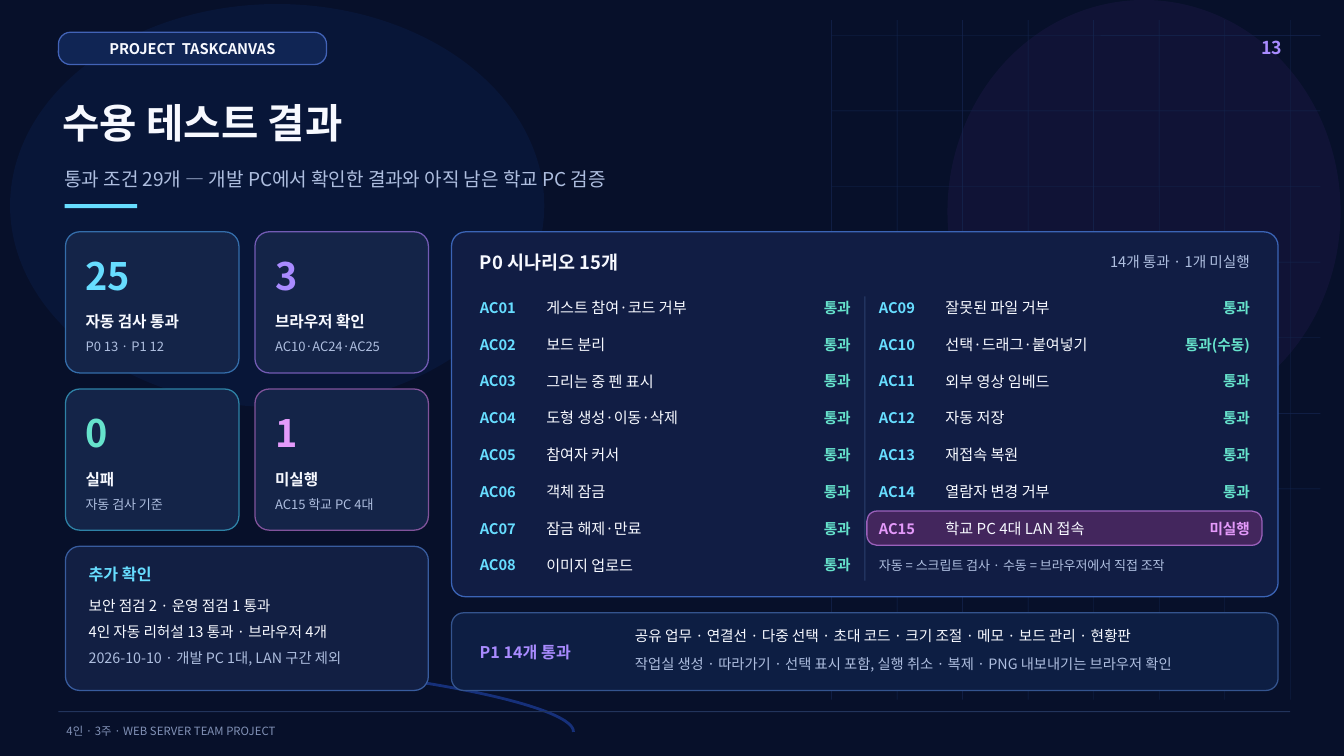
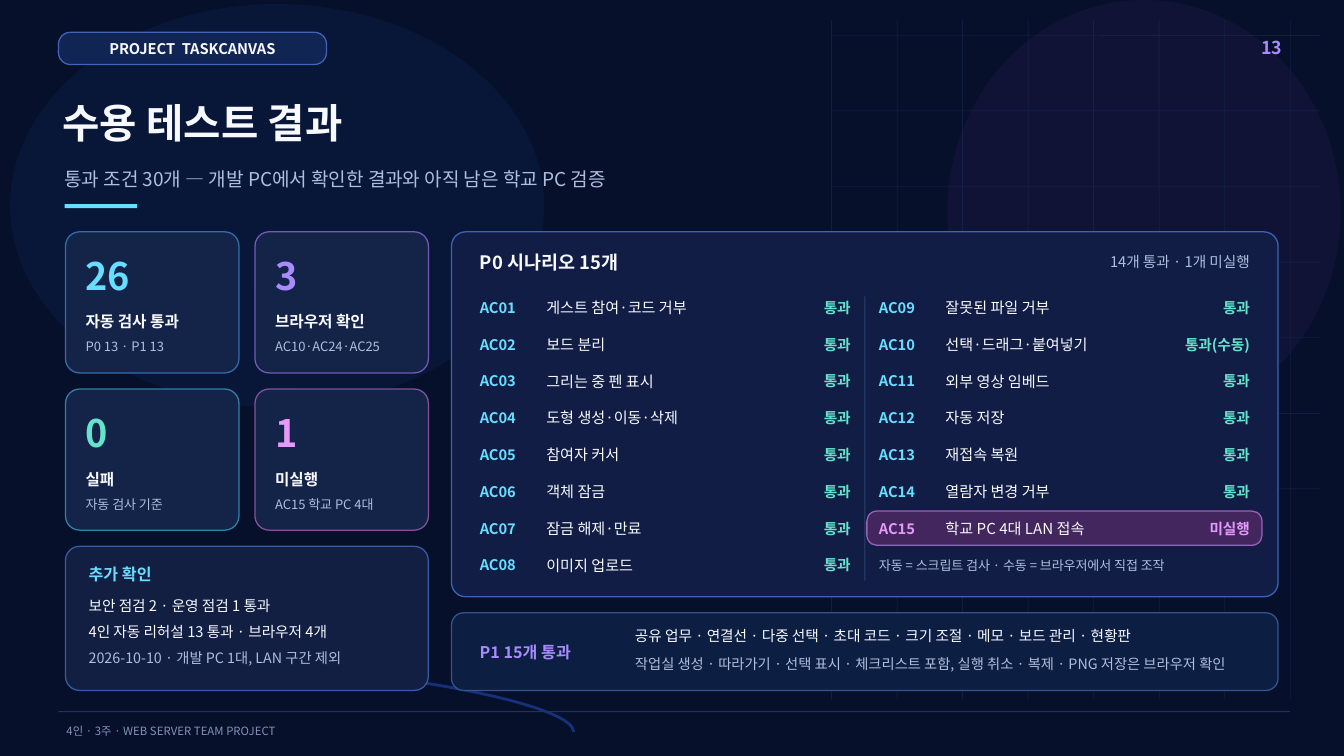
Before and after one commit to siwoo440/TaskCanvas, a slide deck: slide 13 of presentation/TaskCanvas_팀프로젝트_발표자료_14장.pptx. Drawn at 1344x756 pixels with LibreOffice and Linux fonts; fonts in the diff are those of the drawing. Boxes give left, top, right and bottom in pixels: in the first picture for what was removed or moved away, otherwise in the second. Text is boxed around its words. In the diff, an @@ line names an element or a change of style, - is before the commit and + after.

Commit message:
21일차 : 업무 체크리스트·동시 수정 멈춤 수정
- 업무마다 세부 항목을 두는 체크리스트 표(task_items) 추가
- 예전 DB 에 표를 더하는 스키마 보정(ADDED_TABLES) 추가
- 체크리스트 항목 추가·체크·이름 변경·삭제 실시간 이벤트(checklist.js) 추가
- 업무 목록과 실시간 업무에 체크리스트를 함께 싣도록 수정
- 보드의 업무 패널과 작업실의 업무 대화상자에 체크리스트 화면(checklist.js) 추가
- 현황판 카드와 보드의 업무 블럭에 진행률 표시 추가
- 업무 패널의 입력란을 업무 버전이 바뀔 때만 다시 채우도록 수정
- 업무 여러 개를 동시에 고칠 때 실시간 서버가 멈추던 문제 수정
- 시연 초기화가 체크리스트 표를 비우고 예시 업무에 체크리스트를 넣도록 수정
- 수용 테스트에 업무 체크리스트(AC30)와 응답 없는 요청의 시간 제한 추가
- 리허설 6·9번 장면과 캡처 스크립트에 체크리스트 확인 추가
- 소개 화면의 기능 카드와 보드 도움말 문구 수정
- 화면 캡처와 발표 자료의 실제 화면 4장·13장 숫자 수정
- 일정 문서의 이후 단계 계획 수정
- 기능 명세·사용 흐름·화면 구성·데이터 모델·API·실시간 계약·수용 테스트·보안·배포 가이드·시연 대본 문서와 README 수정

```diff
--- a/presentation/TaskCanvas_팀프로젝트_발표자료_14장.pptx
+++ b/presentation/TaskCanvas_팀프로젝트_발표자료_14장.pptx
@@ text at (64, 170, 606, 188): text changed @@
-통과 조건 29개 — 개발 PC에서 확인한 결과와 아직 남은 학교 PC 검증
+통과 조건 30개 — 개발 PC에서 확인한 결과와 아직 남은 학교 PC 검증
@@ text at (86, 261, 131, 291): text changed @@
-25
+26
@@ text at (86, 341, 164, 351): text changed @@
-P0 13 · P1 12
+P0 13 · P1 13
@@ text at (480, 644, 571, 660): text changed @@
-P1 14개 통과
+P1 15개 통과
@@ text at (635, 657, 1225, 672): text changed @@
-작업실 생성 · 따라가기 · 선택 표시 포함, 실행 취소 · 복제 · PNG 내보내기는 브라우저 확인
+작업실 생성 · 따라가기 · 선택 표시 · 체크리스트 포함, 실행 취소 · 복제 · PNG 저장은 브라우저 확인
```
Also in this commit, not shown: 52 other files.
